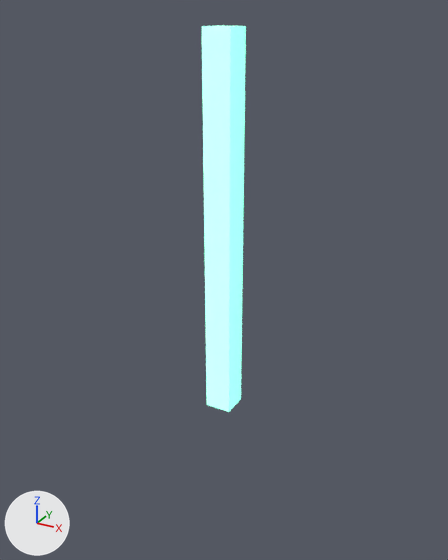
A saved change to the glTF model src/assets/model/holo.glb.
Camera for both pictures: a 50 mm lens placed at (8.28, -15.05, 11.91), pointed at (0.04, -0.07, 4.42). Every picture has the same lights, and +X, +Y and +Z are marked at lower left. Where no turn or scale is listed for an object, it has been applied to the vertices. Vertices at the same position are counted once.
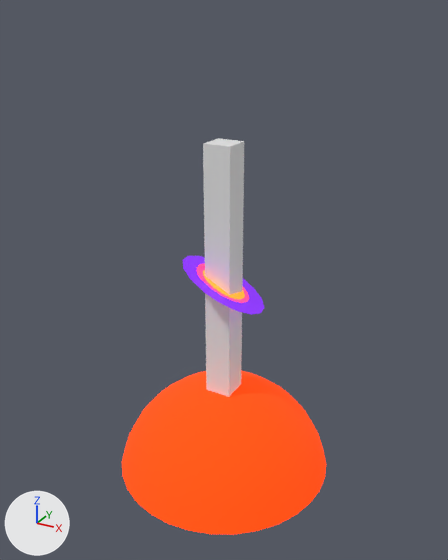
The newer file is also rescaled (x2.396), turned or shifted as a whole; pictures and numbers use the older file's frame.

Boxes [x1, y1, x2, y2] around the edits, measured in the pictures (448 x 560 px):
'Sphere', added (orange): after [122, 371, 326, 535]
'Cube', reshaped (7% narrower, 33% shorter): before [202, 26, 246, 412]; after [203, 138, 244, 397]
'Circle', added (purple): after [183, 256, 264, 315]
    faces in mat_material_014 (purple #4a0d8b): [183, 256, 264, 315]
    faces in mat_material_011 (orange #fa6513): [203, 270, 245, 299]
    faces in mat_material_012 (red #ee2758): [200, 267, 249, 303]
'Circle.001', added: after [197, 264, 205, 282]

What changed in the scene script:
```text
Change me_cube:
    remove me_cube.from_pydata(...)  # 8 vertices, 12 faces; spans x -0.42..0.42, y -0.42..0.42, z 0.0..11.48
    remove me_cube.materials.append(mat_material)  # white #ffffff
    add me_cube.from_pydata(...)  # 8 vertices, 12 faces; spans x -0.42..0.42, y -0.42..0.42, z 0.0..8.52
    me_cube part 1
    4 vertices are removed from x -0.42..0.42, y -0.42..0.42, z 11.48
    10 faces are deleted
    4 vertices are added at (-0.42, -0.42, 8.52), (-0.42, 0.42, 8.52), (0.42, -0.42, 8.52), (0.42, 0.42, 8.52)
    10 new faces join them
Add ob_circle_001:
    ob_circle_001 = bpy.data.objects.new('Circle.001', me_circle_005)  # 102 vertices, 164 faces; spans x -0.87..0.8, y -0.85..0.68, z -0.46..0.52; in mat_material_016 (red #ee2758)
    ob_circle_001.location = (0.0, 0.0, 4.26)
Add ob_circle:
    ob_circle = bpy.data.objects.new('Circle', me_circle_004)  # 81 vertices, 144 faces; spans x -1.28..1.28, y -1.4..1.4, z -0.73..0.73; in mat_material_010 (orange #eeac27), mat_material_011 (orange #fa6513), mat_material_012 (red #ee2758), mat_material_013 (white #fff4ee), mat_material_014 (purple #4a0d8b)
    ob_circle.location = (0.0, 0.0, 4.26)
Add ob_sphere:
    ob_sphere = bpy.data.objects.new('Sphere', me_sphere_002)  # 225 vertices, 416 faces; spans x -3.49..3.49, y -3.49..3.49, z 0.69..3.56; in mat_material_017 (orange #ff3f00)
    ob_sphere.location = (0.0, 0.0, -2.93)
```
